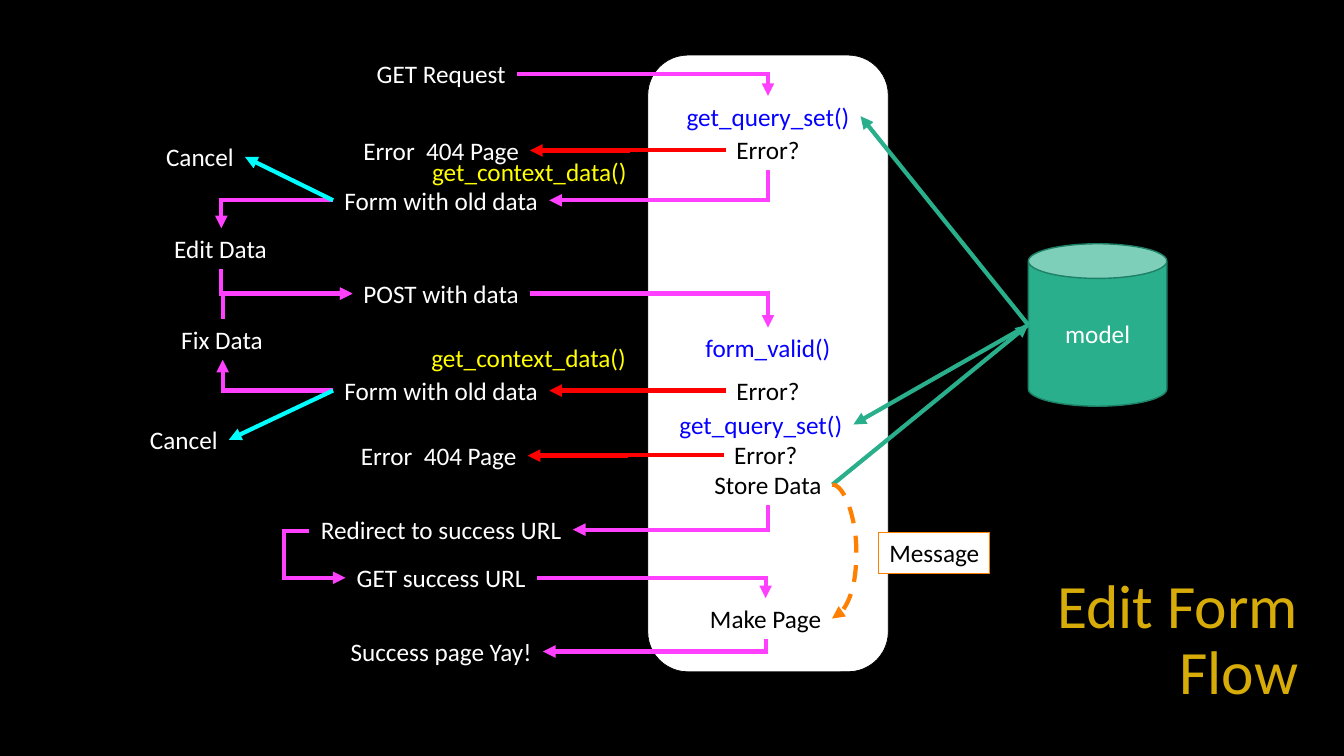
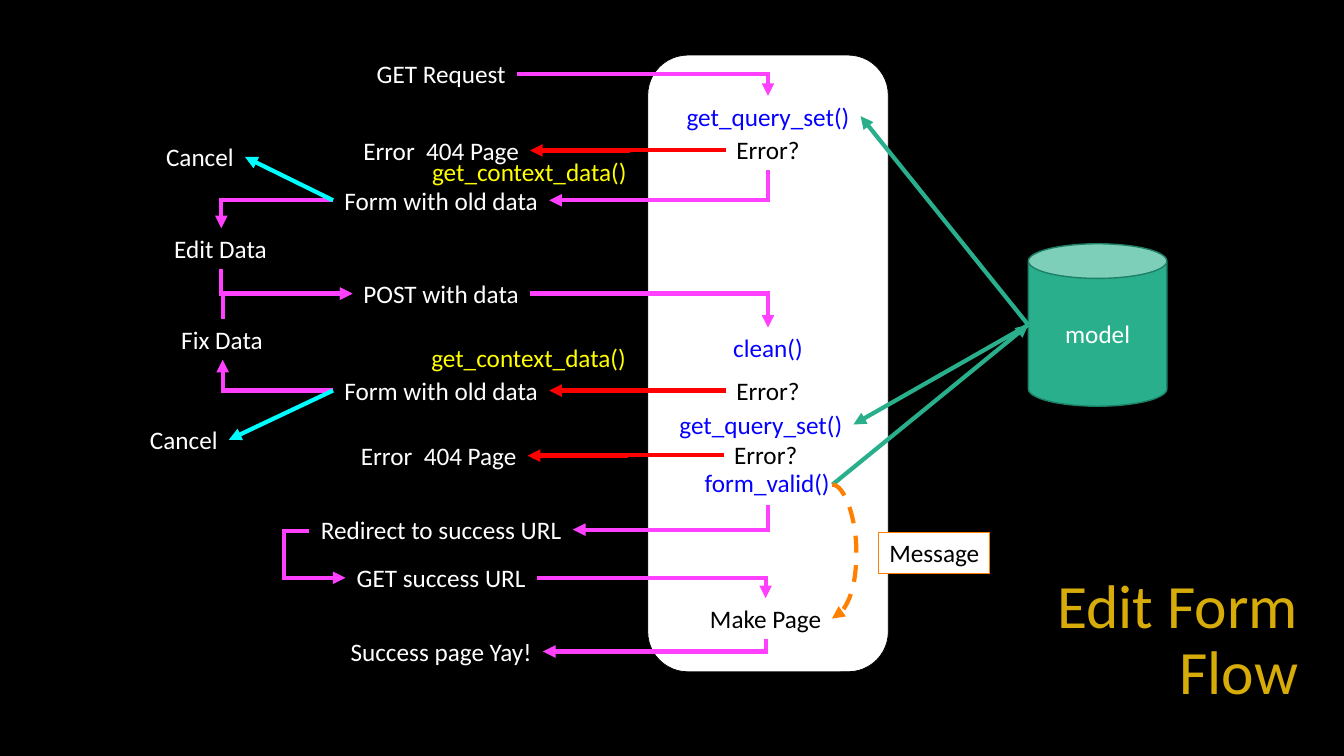
Before and after one commit to csev/dj4e, a slide deck: slide 22 of lectures/DJ-12-Owned-Rows.pptx (slide 18 before the commit). Drawn at 1344x756 pixels with LibreOffice and Linux fonts; fonts in the diff are those of the drawing. Boxes give left, top, right and bottom in pixels: in the first picture for what was removed or moved away, otherwise in the second. Text is boxed around its words. In the diff, an @@ line names an element or a change of style, - is before the commit and + after.

```diff
--- a/lectures/DJ-12-Owned-Rows.pptx
+++ b/lectures/DJ-12-Owned-Rows.pptx
@@ text added at [733, 338, 802, 361], 18 pt, text #0500FF @@
+clean()
@@ text "form_valid()": place and size @@
-text "form_valid()" at [705, 338, 830, 361]
+text "form_valid()" at [705, 473, 830, 496]
@@ text removed at [714, 477, 822, 494] @@
-Store Data
```
Also in this commit, not shown: 2 other slides changed, 3 slides added, 1 other file.
